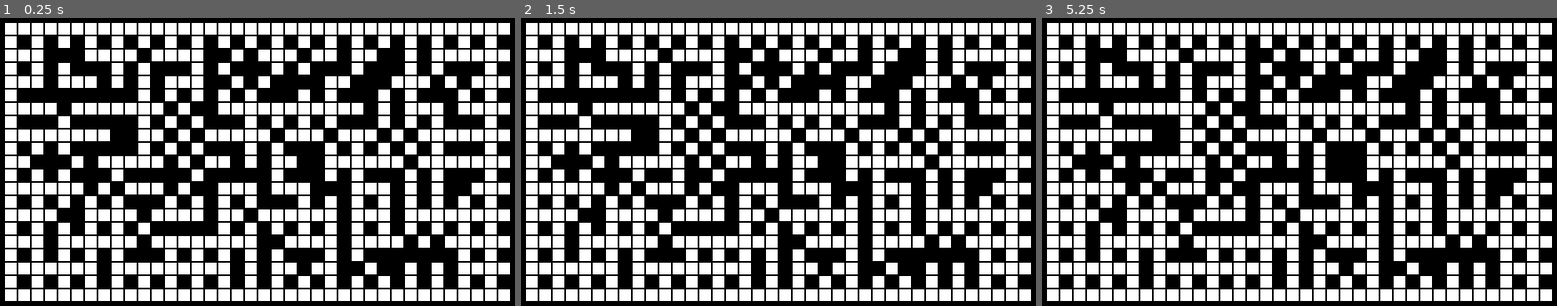
Above: before the commit, frames 1-3 (left to right).
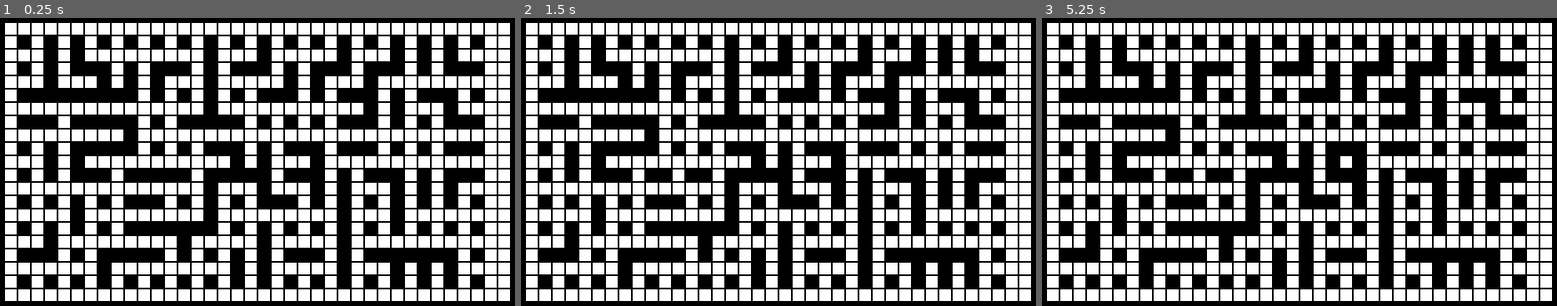
Above: after the commit, the same moments.

Repository: ZehFuge/Godot_MapGenerator
Game: Godot game, scene res://Main.tscn
Same seed, same stepped clock (60 frames per second), same inputs: the game is played once before the commit and once after it.
Inputs (mouse positions are in pixels of both pictures, inside the frame that each line leads up to):
- Up to frame 1 (0.25 s): no input
- Up to frame 2 (1.5 s): tap Enter at 0.5 s; move the mouse to (896, 144) at 0.52 s; press the mouse at (896, 144) at 0.53 s; tap Space at 1.25 s; move the mouse to (670, 173) at 1.27 s; release the mouse at (670, 173) at 1.28 s; right-click (670, 173) at 1.35 s
- Up to frame 3 (5.25 s): tap Enter at 2, 3.5 s; move the mouse to (1351, 92) at 2.02 s; press the mouse at (1351, 92) at 2.03 s; tap Space at 2.75, 4.25 s; move the mouse to (1273, 219) at 2.77 s; release the mouse at (1273, 219) at 2.78 s; right-click (1273, 219) at 2.85 s; move the mouse to (1459, 202) at 3.52 s; press the mouse at (1459, 202) at 3.53 s; move the mouse to (1139, 113) at 4.27 s; release the mouse at (1139, 113) at 4.28 s; right-click (1139, 113) at 4.35 s; move the mouse to (1325, 159) at 5.02 s; press the mouse at (1325, 159) at 5.03 s

The runs differ from the first frame. In frame 1, 6.0% of the frame differs, in the area x 6-100%, y 6-94%; in frame 2, 6.0%; in frame 3, 6.0%.

Commit message:
Map Generator in Alpha
"Game" creates a map-array. Sets borders and pylons (bomberman-like). After all it fills randomly with walls, every diagonal wall from a pylon will be removed

Diff:
--- a/Global.gd
+++ b/Global.gd
@@ -5,12 +5,18 @@
 
 # used for checks and map-creation
 const TILESIZE : int = 16
-const MAP_WIDTH : int = 39
-const MAP_HEIGHT : int = 22
-const PYLONS_X = [2, 4, 6, 8, 10, 12, 14, 16, 18, 20, 22, 24, 26, 28, 30, 32, 34, 36, 38]
+const MAP_WIDTH : int = 40
+const MAP_HEIGHT : int = 23
+const PYLONS_X = [2, 4, 6, 8, 10, 12, 14, 16, 18, 20, 22, 24, 26, 28, 30, 32, 34, 36]
 const PYLONS_Y = [2, 4, 6, 8, 10, 12, 14, 16, 18, 20]
 const WALLS_X = [2, 36]
 const WALLS_Y = [2, 20]
+const FREE_TILE = 0
+const WALL_TILE = 1
+const DIAGONALS = [Vector2(-1, -1), Vector2(1, -1), Vector2(-1, 1), Vector2(1, 1)]
+
+# mapping vars
+var MAP_ARRAY = []
 
 # saving vars for comparison and placement
 var LAST_MOUSE_VECTOR : Vector2 = Vector2.ZERO
@@ -41,7 +47,24 @@
 func wall_randomizer():
 	var dice = rng.randi_range(1, 100)
 
-	if dice >= 70:
+	if dice >= 65:
 		return true
 	else:
 		return false
+
+
+# used to test map creation
+func print_map_array():
+	print("Size of Array: " + String(MAP_ARRAY.size()))
+	for array in Global.MAP_ARRAY:
+		print(array)
+
+
+# returns diagonals of a vector
+# used to remove bad placed walls in map generation
+func return_diagonal_vectors(vector):
+	var diagonal_array = []
+
+	for dia in DIAGONALS:
+		diagonal_array.append(vector + dia)
+	return diagonal_array
--- a/TileMap.gd
+++ b/TileMap.gd
@@ -2,10 +2,20 @@
 
 # creates the map
 func _ready():
+	Global.MAP_ARRAY = set_map_array()
 	set_borders()
 	set_pylons()
 	set_walls()
+	remove_diagonals()
 
+
+func set_map_array():
+	var appender = []
+	for column in Global.MAP_WIDTH:
+		appender.append([])
+		for row in Global.MAP_HEIGHT:
+			appender[column].append(0)
+	return appender
 
 
 # sets the border for the tilemap
@@ -16,8 +26,9 @@
 		if (tile.x == 0 and tile.y == 0) \
 		or (tile.x != 0 and tile.y == 0) \
 		or (tile.x == 0 and tile.y != 0) \
-		or (tile.x == Global.MAP_WIDTH ) \
-		or (tile.y == Global.MAP_HEIGHT):
+		or (tile.x == Global.MAP_WIDTH - 1) \
+		or (tile.y == Global.MAP_HEIGHT - 1):
+			Global.MAP_ARRAY[tile.x][tile.y] = Global.WALL_TILE
 			set_cell(tile.x, tile.y, 1)
 
 
@@ -28,6 +39,7 @@
 	for tile in tileholder:
 		if tile.x in Global.PYLONS_X \
 		and tile.y in Global.PYLONS_Y:
+			Global.MAP_ARRAY[tile.x][tile.y] = Global.WALL_TILE
 			set_cell(tile.x, tile.y, 1)
 
 
@@ -42,6 +54,19 @@
 
 			if allowed:
 				set_cell(tile.x, tile.y, 1)
+				Global.MAP_ARRAY[tile.x][tile.y] = Global.WALL_TILE
+
+
+# checks the diagonals for walls near the pylons and removes them
+func remove_diagonals():
+	for column in Global.PYLONS_X:
+		for row in Global.PYLONS_Y:
+			var diagonal_array = Global.return_diagonal_vectors(Vector2(column, row))
+
+			for grid_pos in diagonal_array:
+				if Global.MAP_ARRAY[grid_pos.x][grid_pos.y] == Global.WALL_TILE:
+					set_cell(grid_pos.x, grid_pos.y, 0)
+					Global.MAP_ARRAY[grid_pos.x][grid_pos.y] = Global.FREE_TILE
 
 
 func _process(delta):
